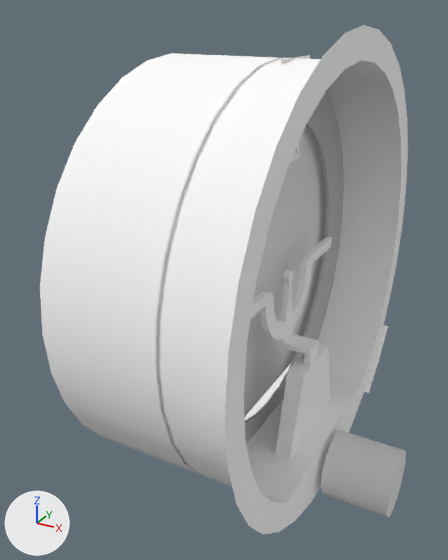
What one commit did to the Blender file dev/blender/instruments/AI.blend.
One viewpoint serves both versions: a 50 mm lens placed at (-0.3421, -0.3123, 0.1436), pointed at (-0.3893, -0.2267, 0.1008). Every picture has the same lights, and +X, +Y and +Z are marked at lower left. The first picture is the older version.

Names of what the first picture shows: 'AdjustKnob', 'Aircraft', 'Bezel', 'Bracket', 'Case', 'Pitch', 'Roll', 'RollReference' and 1 more.
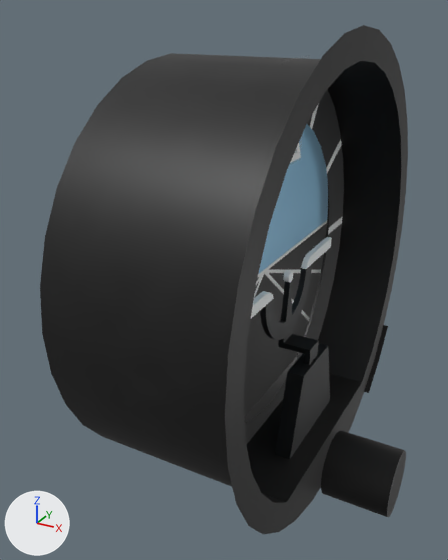
What differs and where, as boxes (x1, y1, x2, y2) in the pictures (448 x 560 px):
'Case', surface changed (white to black): (40, 53, 401, 503) in both
'Bezel', surface changed (white to black): (225, 25, 408, 534) in both
'Roll', reshaped: before (156, 58, 344, 473); after (245, 89, 344, 445)
'AdjustKnob', surface changed (white to black): (321, 430, 406, 517) in both
'Bracket', surface changed (white to black): (275, 343, 330, 459) in both
'Aircraft', surface changed (white to black): (251, 237, 332, 365) in both
'RollReference', surface changed: (290, 143, 301, 163) in both
part 1 of me_circle_015, recoloured (darker): (244, 127, 326, 417) in both
part 2 of me_circle_018, cut back: before (156, 58, 329, 473)
part 3 of me_circle_018, recoloured: (245, 89, 344, 445) in both

The change, as a list of edits to the scene's bpy script:
```text
Add img_ai1_rgb_009:
    img_ai1_rgb_009 = load_image('AI1.rgb.009', '../../../Models/Interior/Panel/Instruments/AI/AI.png', 1024, 512, 'sRGB')
Add img_ai1_rgb_008:
    img_ai1_rgb_008 = load_image('AI1.rgb.008', '../../../Models/Interior/Panel/Instruments/AI/AI.png', 1024, 512, 'sRGB')
Add img_ai1_rgb_002:
    img_ai1_rgb_002 = load_image('AI1.rgb.002', '../../../Models/Interior/Panel/Instruments/AI/AI.png', 1024, 512, 'sRGB')
Change mat_instrumentbezel:
    remove mat_instrumentbezel.base_color = (1.0, 1.0, 1.0)  # white #ffffff
    mat_instrumentbezel: diffuse_material('InstrumentBezel') -> principled_material('InstrumentBezel')
    add mat_instrumentbezel.texture = img_ai1_rgb_002
Change mat_needle:
    remove mat_needle.base_color = (1.0, 1.0, 1.0)  # white #ffffff
    mat_needle: diffuse_material('needle') -> principled_material('needle')
    add mat_needle.texture = img_ai1_rgb_002
Change mat_knob:
    remove mat_knob.base_color = (0.8, 0.8, 0.8)  # white #e7e7e7
    mat_knob: diffuse_material('knob') -> principled_material('knob')
    add mat_knob.texture = img_ai1_rgb_002
Add mat_face_004:
    mat_face_004 = principled_material('face.004')
    mat_face_004.texture = img_ai1_rgb_009
Add mat_pitch_004:
    mat_pitch_004 = principled_material('pitch.004')
    mat_pitch_004.texture = img_ai1_rgb_008
Change me_circle_015:
    used by ob_pitch; location = (-0.3701, -0.2215, 0.1014); scale = (1.0, 0.841, 0.841)
    remove me_circle_015.from_pydata(...)  # 46 vertices, 66 faces; spans x -0.0149..-0.014, y -0.038..0.038, z -0.0316..0.0316
    add me_circle_015.from_pydata(...)  # 24 vertices, 22 faces; spans x -0.0149..-0.014, y -0.0373..0.0373, z -0.031..0.031
    me_circle_015 part 1: 22 faces spanning x -0.014, y -0.0373..0.0373, z -0.031..0.031 switch from mat_pitch (white #ececec) to mat_pitch_004 (picture img_ai1_rgb_008)
    edits to the shape of me_circle_015 do not show in these pictures
Change me_circle_018:
    used by ob_roll; location = (-0.3701, -0.2215, 0.1014)
    remove me_circle_018.from_pydata(...)  # 194 vertices, 224 faces; spans x -0.0165..-0.012, y -0.0352..0.0354, z -0.0354..0.0353
    add me_circle_018.from_pydata(...)  # 105 vertices, 64 faces, 7 loose edges; spans x -0.0165..-0.012, y -0.0352..0.0354, z -0.0354..0.0353
    me_circle_018 part 2
    89 vertices are removed from x -0.0165..-0.0126, y -0.0352..0.0354, z -0.0354..0.0353
    160 faces are deleted
    7 loose edges are added
    me_circle_018 part 3: 64 faces spanning x -0.0159..-0.012, y -0.0352..0.0354, z -0.0354..0.0353 switch from mat_face (light grey #c2c2c2) to mat_face_004 (picture img_ai1_rgb_009)
```
